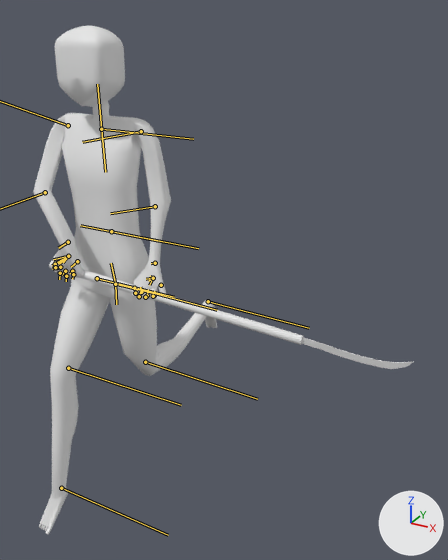
An edit to the FBX model ActionGame/Resources/Model/Enemy/WeakEnemy.fbx, drawn before and after from the same camera.
Rendered twice from a 50 mm camera at (9.45, -11.27, 12.57) aimed at (2.76, 0.89, 6.49). The lights are fixed; the arrows at lower right show +X, +Y and +Z. Both versions are drawn at frame 1 of the action '体ボーン|TestPause'; the numbers are the values there. The bones that bend it are drawn over the model as lines.

The first picture shows 'Body.001'.
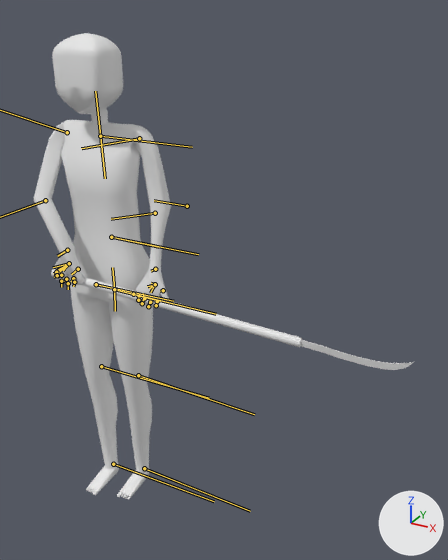
What differs and where, as boxes [x1, y1, x2, y2] in the pictures (448 x 560 px):
'Body.001', posed (8% shorter): before [33, 26, 414, 534]; after [34, 33, 414, 500]
bone 'Master', root to tip: before (111, 231) to (111, 231); after (111, 237) to (151, 245)
bone 'Bone', root to tip: before (111, 231) to (198, 248); after (111, 237) to (198, 254)
bone 'Bone_L.003', root to tip: before (155, 263) to (151, 263); after (155, 269) to (151, 271)
bone 'Bone_L.006', root to tip: before (154, 295) to (154, 291); after (157, 301) to (156, 299)
bone 'Bone_L.009', root to tip: before (147, 295) to (148, 289); after (150, 302) to (149, 297)
bone 'Bone_R.003', root to tip: before (68, 242) to (58, 248); after (67, 250) to (57, 256)
bone 'Bone.002_L.001', root to tip: before (97, 278) to (174, 297); after (96, 284) to (173, 301)
bone 'Bone.002_L.002', root to tip: before (68, 368) to (181, 405); after (101, 366) to (209, 398)
bone 'Bone.002_L.003', root to tip: before (61, 488) to (168, 535); after (113, 464) to (214, 501)
bone 'Bone.002_R', root to tip: before (115, 284) to (111, 263); after (114, 289) to (112, 267)
bone 'Bone.002_R.001', root to tip: before (134, 288) to (217, 310); after (133, 294) to (216, 314)
bone 'Bone.002_R.002', root to tip: before (145, 362) to (257, 399); after (138, 375) to (254, 414)
bone 'Bone.002_R.003', root to tip: before (208, 301) to (309, 328); after (144, 468) to (250, 511)

What changed in the scene script:
```text
Change bone_master:
    where bone_master = bpy.data.objects['体ボーン'].pose.bones['Master']
    bone_master.location: (0.0, 0.0, 0.0) -> (0.0, 0.0, -0.15)
    bone_master.rotation_quaternion: (1.0, 0.0, 0.0, 0.0) -> (1.0, 0.0, -0.02, 0.0)  # degrees (0, 0, 0) -> degrees (0, -2, 0)
Change bone_bone:
    where bone_bone = bpy.data.objects['体ボーン'].pose.bones['Bone']  # child of 'Master'
    bone_bone.rotation_quaternion: (1.0, -0.001, 0.012, 0.001) -> (0.999, -0.001, 0.043, 0.001)  # degrees (0, 1, 0) -> degrees (0, 5, 0)
Change bone_bone_l_003:
    where bone_bone_l_003 = bpy.data.objects['体ボーン'].pose.bones['Bone_L.003']  # child of 'Bone_L.002'
    bone_bone_l_003.rotation_quaternion: (0.55, 0.828, -0.11, 0.0) -> (0.571, 0.813, -0.11, 0.027)  # degrees (113, -7, -11) -> degrees (111, -10, -9)
Change bone_bone_l_006:
    where bone_bone_l_006 = bpy.data.objects['体ボーン'].pose.bones['Bone_L.006']  # child of 'Bone_L.005'
    bone_bone_l_006.rotation_quaternion: (0.673, 0.0, 0.0, -0.74) -> (0.928, 0.0, 0.0, -0.371)  # degrees (0, 0, -95) -> degrees (0, 0, -44)
Change bone_bone_l_009:
    where bone_bone_l_009 = bpy.data.objects['体ボーン'].pose.bones['Bone_L.009']  # child of 'Bone_L.008'
    bone_bone_l_009.rotation_quaternion: (0.743, 0.0, 0.0, -0.669) -> (0.894, 0.0, 0.0, -0.447)  # degrees (0, 0, -84) -> degrees (0, 0, -53)
Change bone_bone_r_001:
    where bone_bone_r_001 = bpy.data.objects['体ボーン'].pose.bones['Bone_R.001']  # child of 'Bone_R'
    bone_bone_r_001.rotation_quaternion: (0.707, 0.0, 0.424, 0.566) -> (0.711, 0.0, 0.414, 0.569)  # degrees (37, 37, 90) -> degrees (36, 36, 89)
Change bone_bone_r_002:
    where bone_bone_r_002 = bpy.data.objects['体ボーン'].pose.bones['Bone_R.002']  # child of 'Bone_R.001'
    bone_bone_r_002.rotation_quaternion: (0.924, 0.0, 0.093, 0.37) -> (0.928, 0.0, 0.095, 0.361)  # degrees (4, 10, 44) -> degrees (4, 10, 43)
Change bone_bone_r_003:
    where bone_bone_r_003 = bpy.data.objects['体ボーン'].pose.bones['Bone_R.003']  # child of 'Bone_R.002'
    bone_bone_r_003.rotation_quaternion: (0.842, 0.337, -0.422, 0.0) -> (0.853, 0.335, -0.399, 0.005)  # degrees (54, -45, -24) -> degrees (51, -43, -21)
Change bone_bone_002_l_001:
    where bone_bone_002_l_001 = bpy.data.objects['体ボーン'].pose.bones['Bone.002_L.001']  # child of 'Bone.002_L'
    bone_bone_002_l_001.rotation_quaternion: (0.952, 0.001, -0.306, -0.004) -> (1.0, 0.004, -0.012, -0.015)  # degrees (0, -36, -1) -> degrees (1, -1, -2)
Change bone_bone_002_l_002:
    where bone_bone_002_l_002 = bpy.data.objects['体ボーン'].pose.bones['Bone.002_L.002']  # child of 'Bone.002_L.001'
    bone_bone_002_l_002.rotation_quaternion: (0.981, 0.0, 0.195, 0.0) -> (0.999, 0.002, 0.043, 0.001)  # degrees (0, 22, 0) -> degrees (0, 5, 0)
Change bone_bone_002_l_003:
    where bone_bone_002_l_003 = bpy.data.objects['体ボーン'].pose.bones['Bone.002_L.003']  # child of 'Bone.002_L.002'
    bone_bone_002_l_003.rotation_quaternion: (0.902, 0.0, 0.431, 0.0) -> (1.0, 0.0, 0.011, 0.0)  # degrees (0, 51, 0) -> degrees (0, 1, 0)
Change bone_bone_002_r:
    where bone_bone_002_r = bpy.data.objects['体ボーン'].pose.bones['Bone.002_R']  # child of 'Bone.002'
    bone_bone_002_r.rotation_quaternion: (0.998, -0.065, 0.0, 0.0) -> (1.0, 0.0, 0.0, -0.003)  # degrees (-7, 0, 0) -> degrees (0, 0, 0)
Change bone_bone_002_r_001:
    where bone_bone_002_r_001 = bpy.data.objects['体ボーン'].pose.bones['Bone.002_R.001']  # child of 'Bone.002_R'
    bone_bone_002_r_001.rotation_quaternion: (1.0, -0.003, 0.008, 0.011) -> (1.0, 0.0, 0.015, 0.0)  # degrees (0, 1, 1) -> degrees (0, 2, 0)
Change bone_bone_002_r_002:
    where bone_bone_002_r_002 = bpy.data.objects['体ボーン'].pose.bones['Bone.002_R.002']  # child of 'Bone.002_R.001'
    bone_bone_002_r_002.rotation_quaternion: (0.714, -0.001, 0.7, 0.0) -> (0.999, 0.02, 0.039, 0.031)  # degrees (-5, 89, -5) -> degrees (2, 4, 4)
Change bone_bone_002_r_003:
    where bone_bone_002_r_003 = bpy.data.objects['体ボーン'].pose.bones['Bone.002_R.003']  # child of 'Bone.002_R.002'
    bone_bone_002_r_003.rotation_quaternion: (1.0, 0.0, 0.026, 0.0) -> (1.0, 0.0, 0.0, 0.0)  # degrees (0, 3, 0) -> degrees (0, 0, 0)
```
